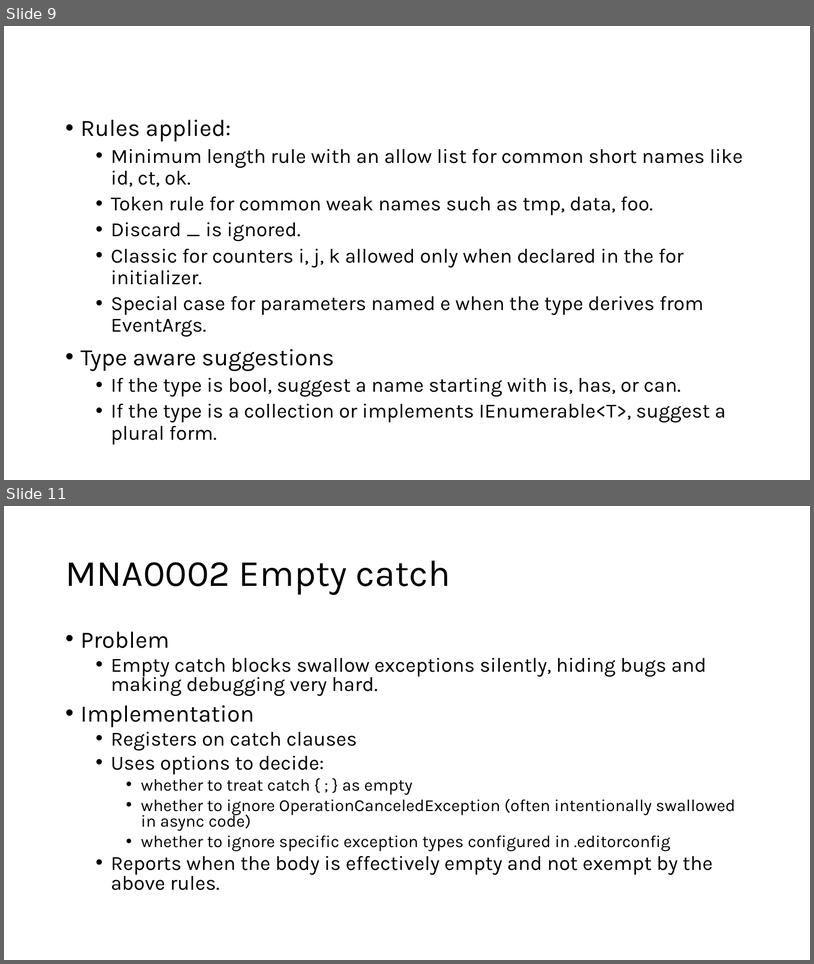
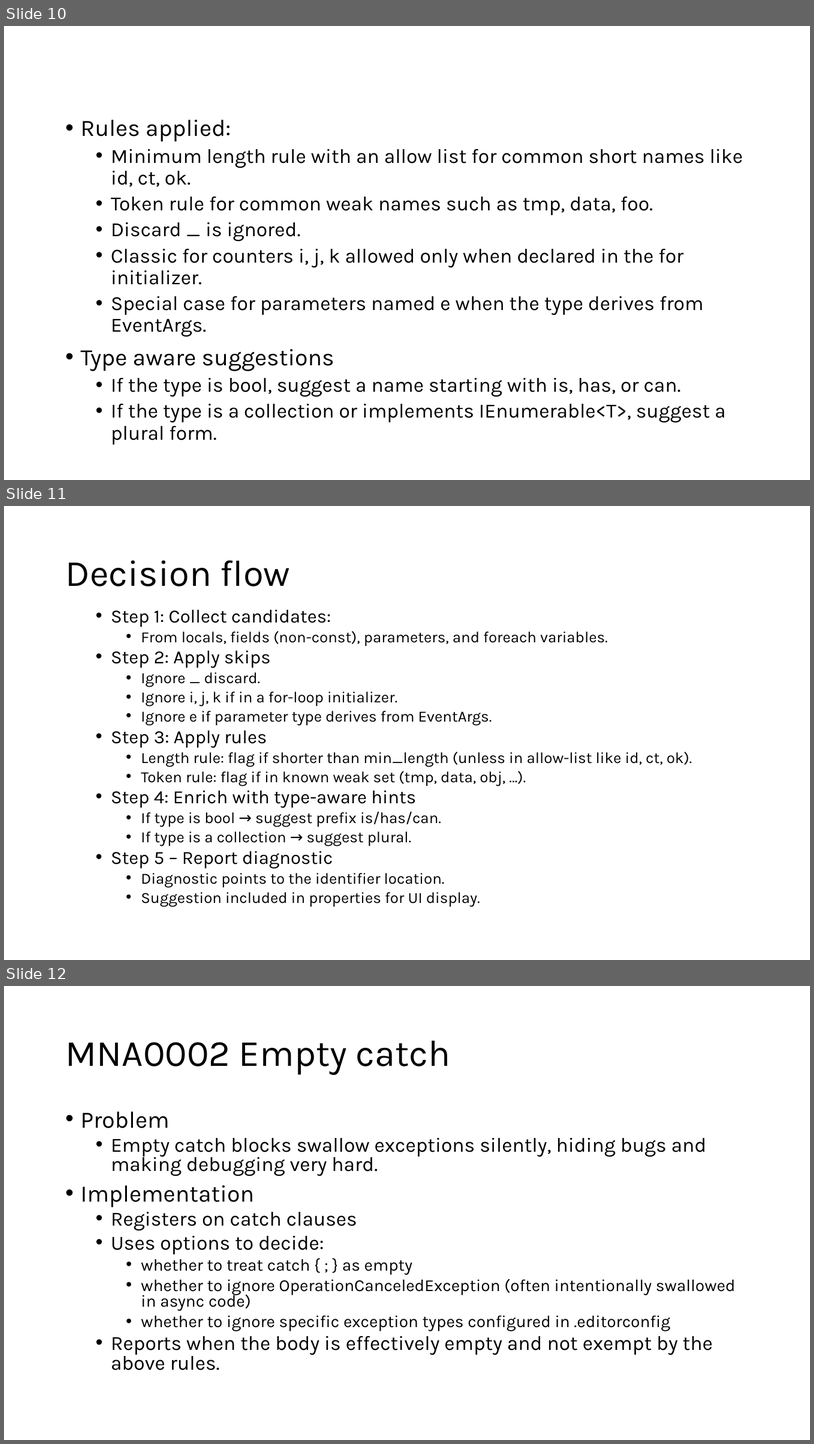
Before and after one commit to Me8mer/MiniAnalyzers, a slide deck: Docs/MiniAnalyzersPresentation.pptx. Shown one above the other, each under a label of ours: slides 9 and 11 before the commit, slides 10, 11 and 12 after it; the slides between them are not shown. The pictures are 814x964 and 814x1444 pixels, drawn with LibreOffice and Linux fonts; fonts in the diff are those of the drawing. Boxes give left, top, right and bottom in pixels: in the first picture for what was removed or moved away, otherwise in the second. Text is boxed around its words. In the diff, an @@ line names an element or a change of style, - is before the commit and + after.

```diff
--- a/Docs/MiniAnalyzersPresentation.pptx
+++ b/Docs/MiniAnalyzersPresentation.pptx
@@ slide 11 added at (4,506,810,960), background #FFFFFF @@
@@ title added at (65,560,291,586), 44 pt, text #000000 @@
+Decision flow
@@ text added at (111,609,692,907), 18.5 pt, text #000000 @@
+  • Step 1: Collect candidates:
+    • From locals, fields (non-const), parameters, and foreach variables.
+  • Step 2: Apply skips
+    • Ignore _ discard.
+    • Ignore i, j, k if in a for-loop initializer.
+    • Ignore e if parameter type derives from EventArgs.
+  • Step 3: Apply rules
+    • Length rule: flag if shorter than min_length (unless in allow-list like id, ct, ok).
+    • Token rule: flag if in known weak set (tmp, data, obj, …).
+  • Step 4: Enrich with type-aware hints
+    • If type is bool → suggest prefix is/has/can.
+    • If type is a collection → suggest plural.
+  • Step 5 – Report diagnostic
+    • Diagnostic points to the identifier location.
+    • Suggestion included in properties for UI display.
@@ what was slide 9 is now slide 10 @@
@@ what was slide 11 is now slide 12 @@
```
Also in this commit, not shown: 4 slides changed, 9 other slides added, 5 slides removed, 3 other files.
